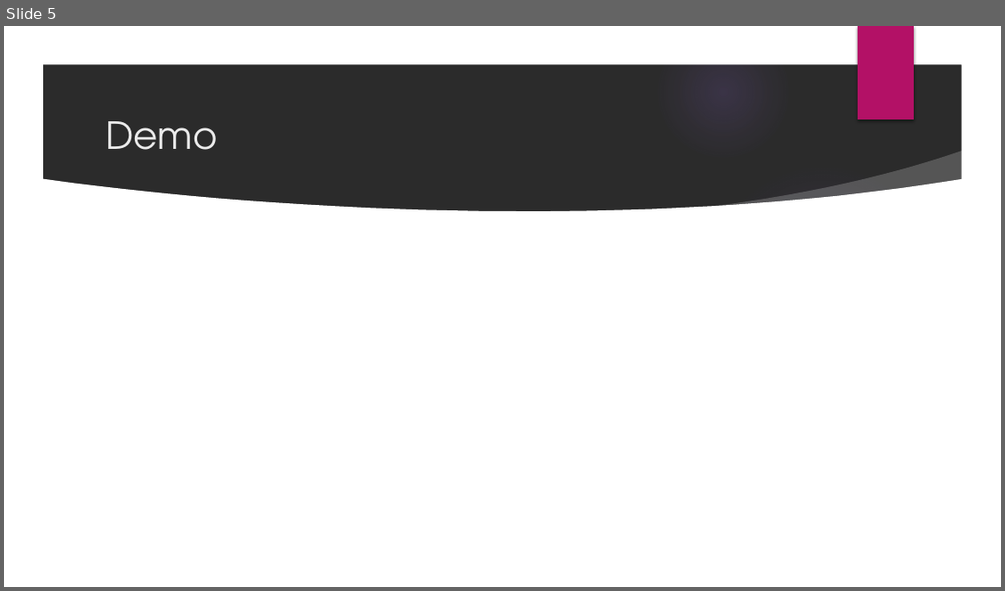
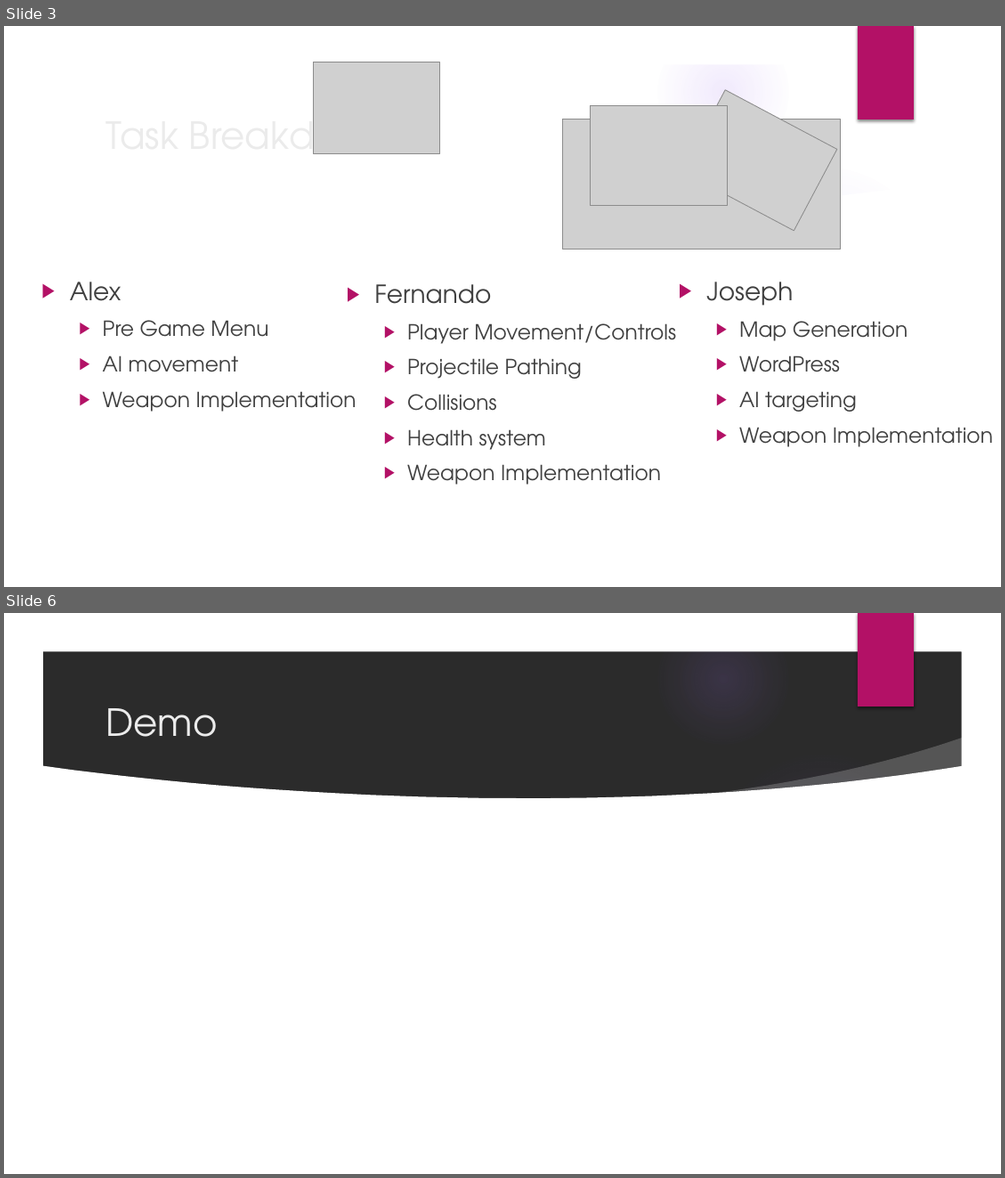
Before and after one commit to trevinofernando/2D-Tactical-Game, a slide deck: First Playable.pptx. Shown one above the other, each under a label of ours: slide 5 before the commit, slides 3 and 6 after it; the slides between them are not shown. The pictures are 1005x591 and 1005x1178 pixels, drawn with LibreOffice and Linux fonts; fonts in the diff are those of the drawing; grey boxes stand for pictures; background and template pictures are left out; a plain dark background stands for a picture behind light text. Boxes give left, top, right and bottom in pixels: in the first picture for what was removed or moved away, otherwise in the second. Text is boxed around its words. In the diff, an @@ line names an element or a change of style, - is before the commit and + after.

```diff
--- a/First Playable.pptx
+++ b/First Playable.pptx
@@ slide 3 added at (4,26,1001,587), background picture (left out); not listed: 9 template elements that a slide beside it also shows @@
@@ picture added at (314,62,440,154) @@
@@ picture added at (591,105,727,205) @@
@@ picture added at (682,90,837,231) @@
@@ title added at (189,111,393,154), 36 pt, text #EBEBEB @@
+Task Breakdown
@@ picture added at (563,119,840,248) @@
@@ text added at (70,281,356,411), 20 pt, text #404040 @@
+▶ Alex
+  ▶ Pre Game Menu
+  ▶ AI movement
+  ▶ Weapon Implementation
@@ text added at (374,284,676,484), 20 pt, text #404040 @@
+▶ Fernando
+  ▶ Player Movement/Controls
+  ▶ Projectile Pathing
+  ▶ Collisions
+  ▶ Health system
+  ▶ Weapon Implementation
@@ text added at (706,281,993,447), 20 pt, text #404040 @@
+▶ Joseph
+  ▶ Map Generation
+  ▶ WordPress
+  ▶ AI targeting
+  ▶ Weapon Implementation
@@ what was slide 5 is now slide 6 @@
```
Also in this commit, not shown: 2 slides changed, 1 other slide added, 1 slide removed.
